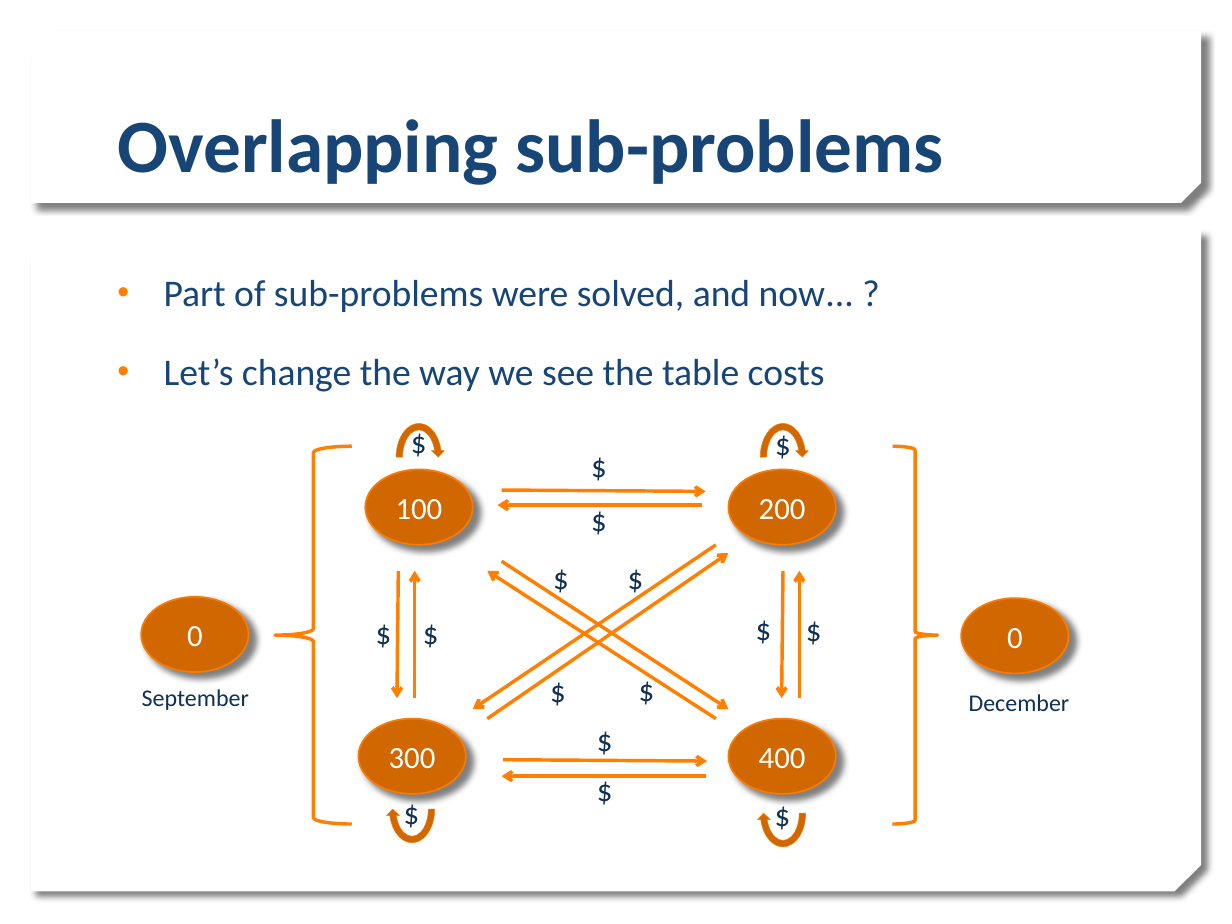
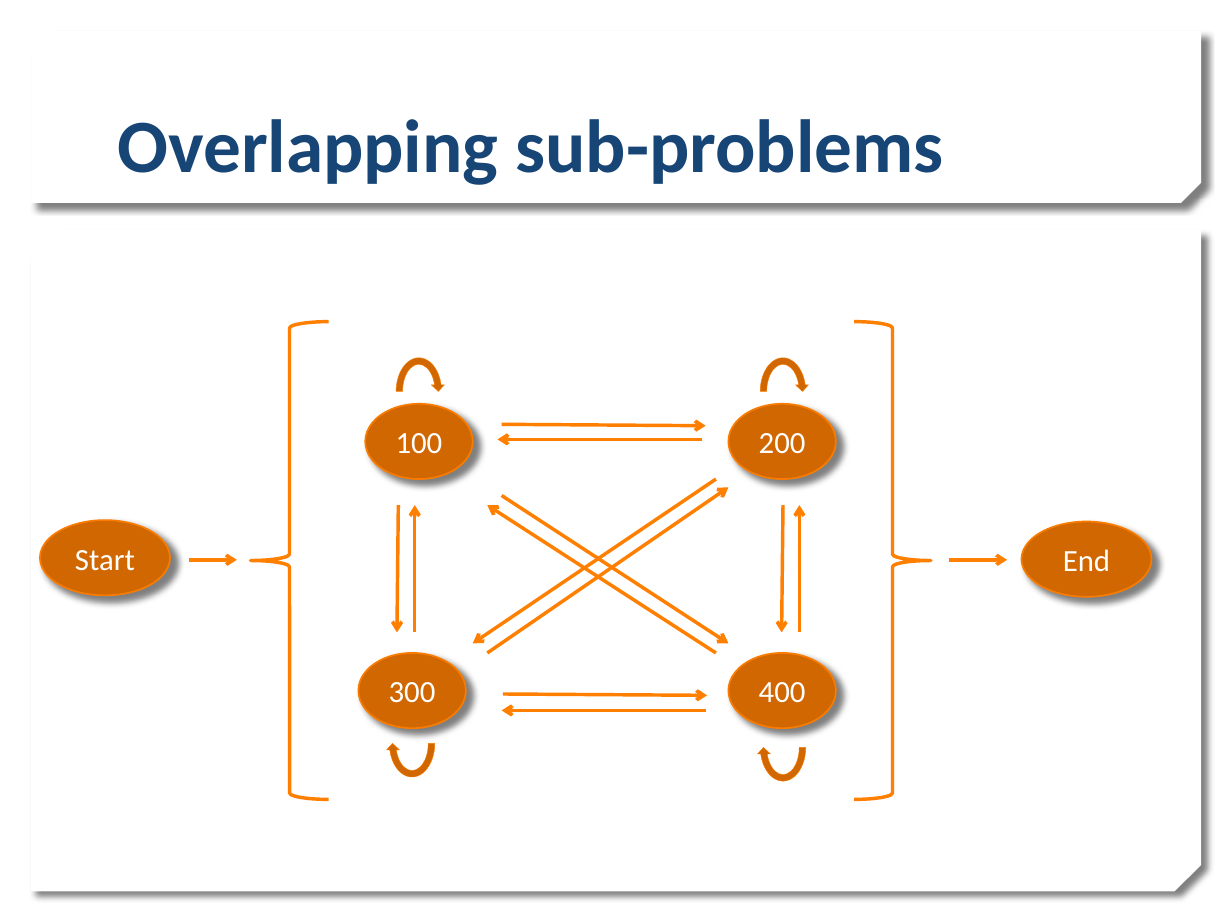
Before and after one commit to rirypheng/dynamic-programming, a slide deck: slide 9 of DP - Warehouse Problem.pptx (slide 11 before the commit). Drawn at 1232x924 pixels with LibreOffice and Linux fonts; fonts in the diff are those of the drawing; background and template pictures are left out. Boxes give left, top, right and bottom in pixels: in the first picture for what was removed or moved away, otherwise in the second. Text is boxed around its words. In the diff, an @@ line names an element or a change of style, - is before the commit and + after.

```diff
--- a/DP - Warehouse Problem.pptx
+++ b/DP - Warehouse Problem.pptx
@@ text removed at <box>164,280,854,392</box> @@
-• Part of sub-problems were solved, and now... ?
-• Let’s change the way we see the table costs
@@ left brace: place and size @@
-left brace at <box>275,446,351,824</box>
+left brace at <box>250,322,328,800</box>
@@ right brace: place and size @@
-right brace at <box>892,446,938,824</box>
+right brace at <box>854,322,930,800</box>
@@ text removed at <box>399,416,440,466</box> @@
-$
@@ text removed at <box>763,419,803,468</box> @@
-$
@@ text removed at <box>579,440,620,489</box> @@
-$
@@ text removed at <box>579,495,620,545</box> @@
-$
@@ 12 arrows, 4 ellipses, 4 circular arrows: place and size @@
-12 arrows, 4 ellipses, 4 circular arrows at <box>359,420,835,850</box>
+12 arrows, 4 ellipses, 4 circular arrows at <box>359,355,835,785</box>
@@ ellipse added at <box>39,520,170,595</box>, fill #D06801, outline #FA7C00 1 pt, 18 pt, text #FFFFFF @@
+Start
@@ ellipse added at <box>1021,521,1152,596</box>, fill #D06801, outline #FA7C00 1 pt, 18 pt, text #FFFFFF @@
+End
@@ arrow added from (188, 559) to (237, 559), #FF7F01 2 pt @@
@@ text removed at <box>541,553,582,602</box> @@
-$
@@ text removed at <box>616,552,657,601</box> @@
-$
@@ arrow added from (949, 559) to (1007, 559), #FF7F01 2 pt @@
@@ ellipse removed at <box>142,596,249,671</box> @@
-0
@@ ellipse removed at <box>961,599,1068,674</box> @@
-0
@@ text removed at <box>363,607,400,657</box> @@
-$
@@ text removed at <box>410,607,451,657</box> @@
-$
@@ text removed at <box>744,604,785,653</box> @@
-$
@@ text removed at <box>793,605,834,654</box> @@
-$
@@ text removed at <box>142,689,249,710</box> @@
-September
@@ text removed at <box>538,665,579,715</box> @@
-$
@@ text removed at <box>627,665,668,715</box> @@
-$
@@ text removed at <box>585,715,626,764</box> @@
-$
@@ text removed at <box>969,694,1070,711</box> @@
-December
@@ text removed at <box>585,764,626,813</box> @@
-$
@@ text removed at <box>392,787,432,837</box> @@
-$
@@ text removed at <box>763,790,803,839</box> @@
-$
```
Also in this commit, not shown: 1 other slide changed, 2 slides removed.
